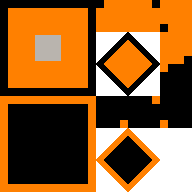
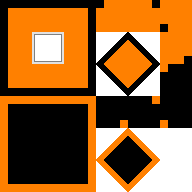
Revision of a layered 192 x 192 image; what changed, layer by layer:
painted on "phantompuffin demo tiles.png copy" over [32, 32, 64, 64]
hid "phantompuffin demo tiles.png" over [32, 32, 64, 64]
